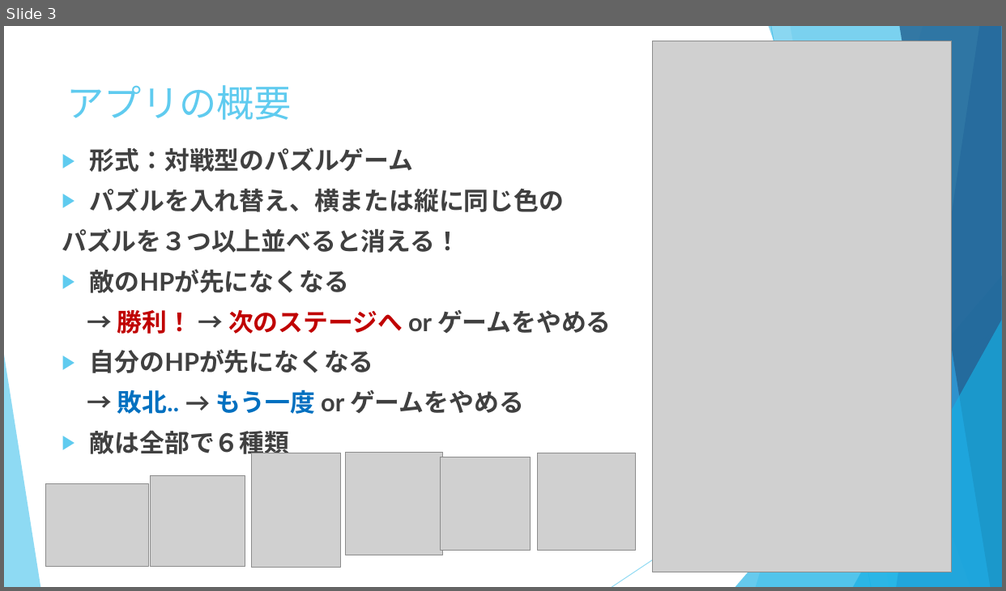
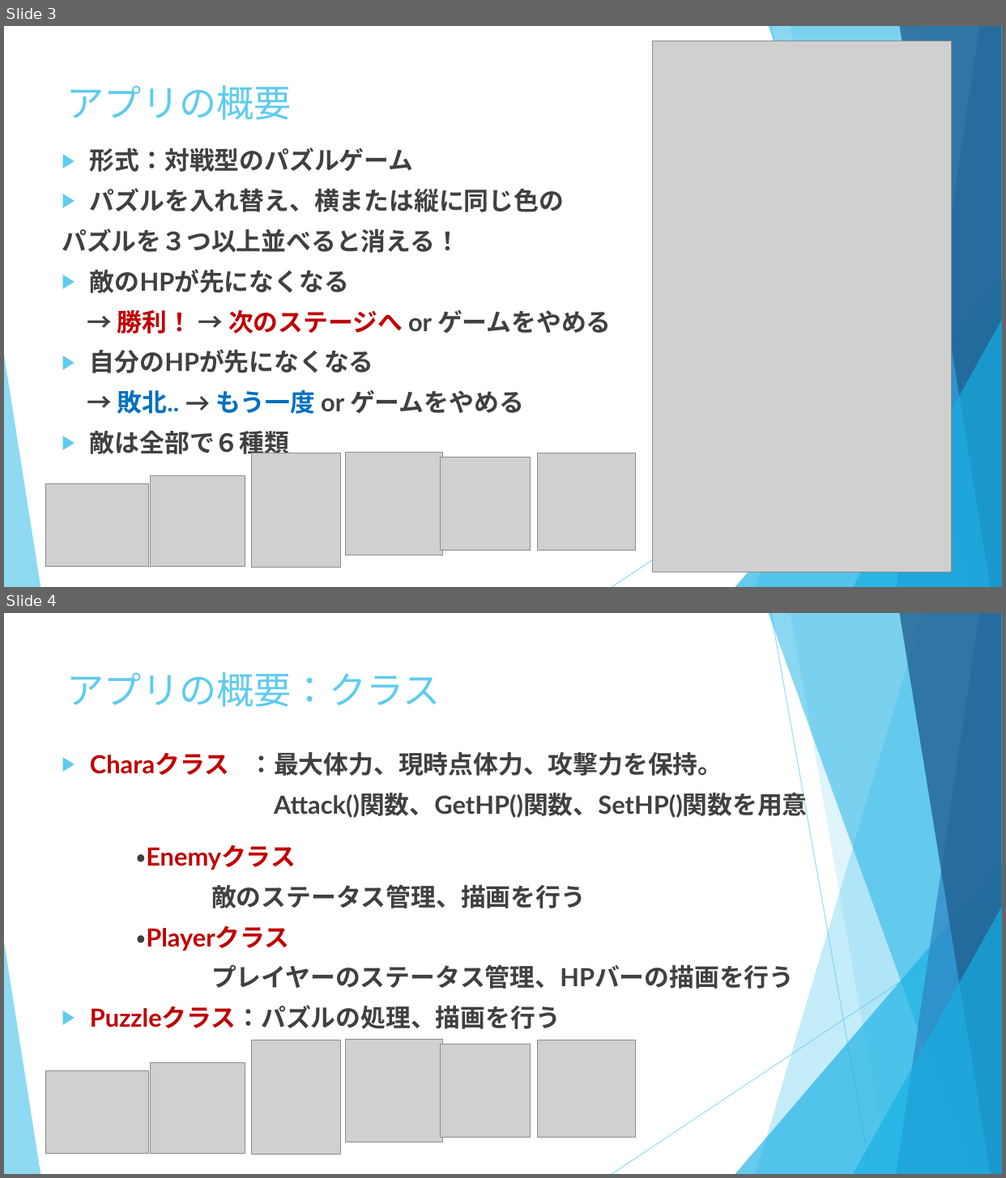
Before and after one commit to Sakurako-Inoue/team5, a slide deck: materials/team5_発表用資料.pptx. Shown one above the other, each under a label of ours: slide 3 before the commit, slides 3 and 4 after it. The pictures are 1006x591 and 1006x1178 pixels, drawn with LibreOffice and Linux fonts; fonts in the diff are those of the drawing; grey boxes stand for pictures. Boxes give left, top, right and bottom in pixels: in the first picture for what was removed or moved away, otherwise in the second. Text is boxed around its words. In the diff, an @@ line names an element or a change of style, - is before the commit and + after.

Commit message:
発表用資料にクラスの説明を追加
プログラムに関する説明もした方がいいと思ったので、クラスに関する説明を書いたスライドを１枚追加しました。

```diff
--- a/materials/team5_発表用資料.pptx
+++ b/materials/team5_発表用資料.pptx
@@ slide 4 added at (x1=4, y1=613, x2=1002, y2=1174), background #FFFFFF; not listed: 10 template elements that a slide beside it also shows @@
@@ title added at (x1=67, y1=672, x2=441, y2=707), 36 pt, text #5FCBEF @@
+アプリの概要：クラス
@@ text added at (x1=90, y1=752, x2=808, y2=1029), 24 pt, text #404040, bold @@
+▶ Charaクラス ：最大体力、現時点体力、攻撃力を保持。
+Attack()関数、GetHP()関数、SetHP()関数を用意
+・Enemyクラス
+敵のステータス管理、描画を行う
+・Playerクラス
+プレイヤーのステータス管理、HPバーの描画を行う
+▶ Puzzleクラス：パズルの処理、描画を行う
@@ picture added at (x1=251, y1=1041, x2=340, y2=1155) @@
@@ picture added at (x1=346, y1=1040, x2=444, y2=1143) @@
@@ picture added at (x1=441, y1=1045, x2=530, y2=1138) @@
@@ picture added at (x1=538, y1=1041, x2=636, y2=1137) @@
@@ picture added at (x1=45, y1=1071, x2=148, y2=1153) @@
@@ picture added at (x1=150, y1=1063, x2=245, y2=1154) @@
```
